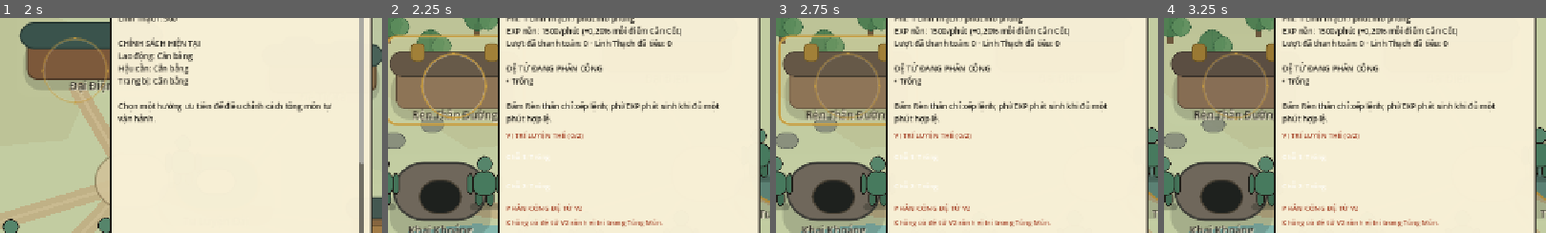
Above: before the commit, frames 1-4 (left to right).
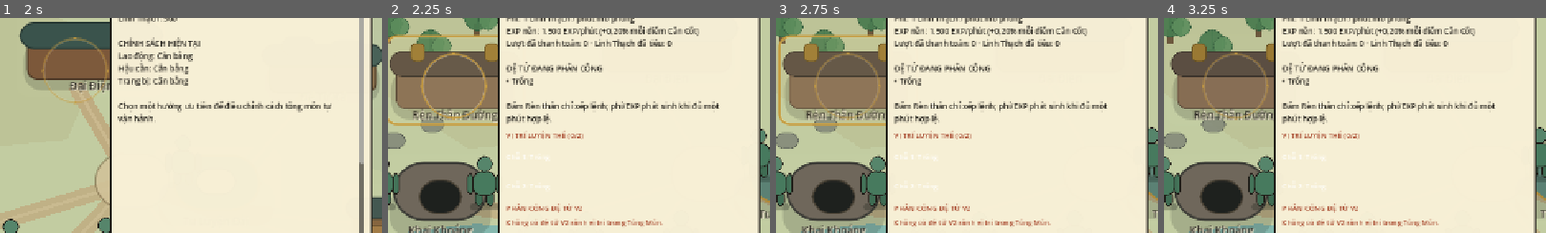
Above: after the commit, the same moments.

Repository: vuanhtuan161094-byte/TongMonBaDao
Game: Godot game, scene res://scenes/p3/p3_2_landscape_sect.tscn
Two runs of this game, one before a commit and one after it. Both use one fixed random seed, a clock stepped at 60 frames per second and the inputs below.
Inputs (mouse positions are % of the whole screen's width and height, from its top left):
- Up to frame 1 (2 s): click (50, 23) at 0.5 s; click (92, 46) at 1.25 s
- Up to frame 2 (2.25 s): click (34, 50) at 2 s
- Up to frame 3 (2.75 s): no input
- Up to frame 4 (3.25 s): click (77, 100) at 2.75 s
The pictures show only the part of the screen within x 50-100%, y 34-84%; the shares and areas given below are measured in that part.

Frame 1 is identical in both runs. In frame 2, 1.0% of the frame differs, in the area x 41-82%, y 3-9%; in frame 3, 1.0%; in frame 4, 1.0%.

Commit message:
fix(dv2-03e3): display formatted canonical 1.500 EXP rate in real training panel

Diff:
--- a/godot/src/presentation/p3_2_landscape_sect.gd
+++ b/godot/src/presentation/p3_2_landscape_sect.gd
@@ -1079,12 +1079,15 @@
         status_lines.append("• %s: %s%s" % [
             disciple.display_name,SectMapPresentation.action_label(disciple.current_action),evidence
         ])
+    var xp_text := str(int(DiscipleBodyTrainingFacilityV2.BASE_BODY_XP_PER_MINUTE))
+    if xp_text.length() > 3:
+        xp_text = xp_text.insert(xp_text.length() - 3, ".")
     return (
         "RÈN THÂN ĐƯỜNG · Lv%d\n"
         + "Vị trí: %d/%d · đang luyện: %d\n"
         + "Linh Thạch Tông Môn: %d\n"
         + "Phí: %d Linh Thạch / phút mô phỏng\n"
-        + "EXP nền: %.0f/phút (+0,20%% mỗi điểm Căn Cốt)\n"
+        + "EXP nền: %s EXP/phút (+0,20%% mỗi điểm Căn Cốt)\n"
         + "Lượt đã thanh toán: %d · Linh Thạch đã tiêu: %d\n\n"
         + "ĐỆ TỬ ĐANG PHÂN CÔNG\n%s\n\n"
         + "Bấm Rèn thân chỉ xếp lệnh; phí/EXP phát sinh khi đủ một phút hợp lệ."
@@ -1092,7 +1095,7 @@
         hall.level,holders.size(),buildings.worker_slots(hall),running,
         state.sect.spirit_stones,
         DiscipleBodyTrainingFacilityV2.STONE_COST_PER_MINUTE,
-        DiscipleBodyTrainingFacilityV2.BASE_BODY_XP_PER_MINUTE,
+        xp_text,
         int(hall.production_state.get("paid_training_minutes",0)),
         int(hall.production_state.get("spent_spirit_stones",0)),
         "• Trống" if status_lines.is_empty() else "\n".join(status_lines)
